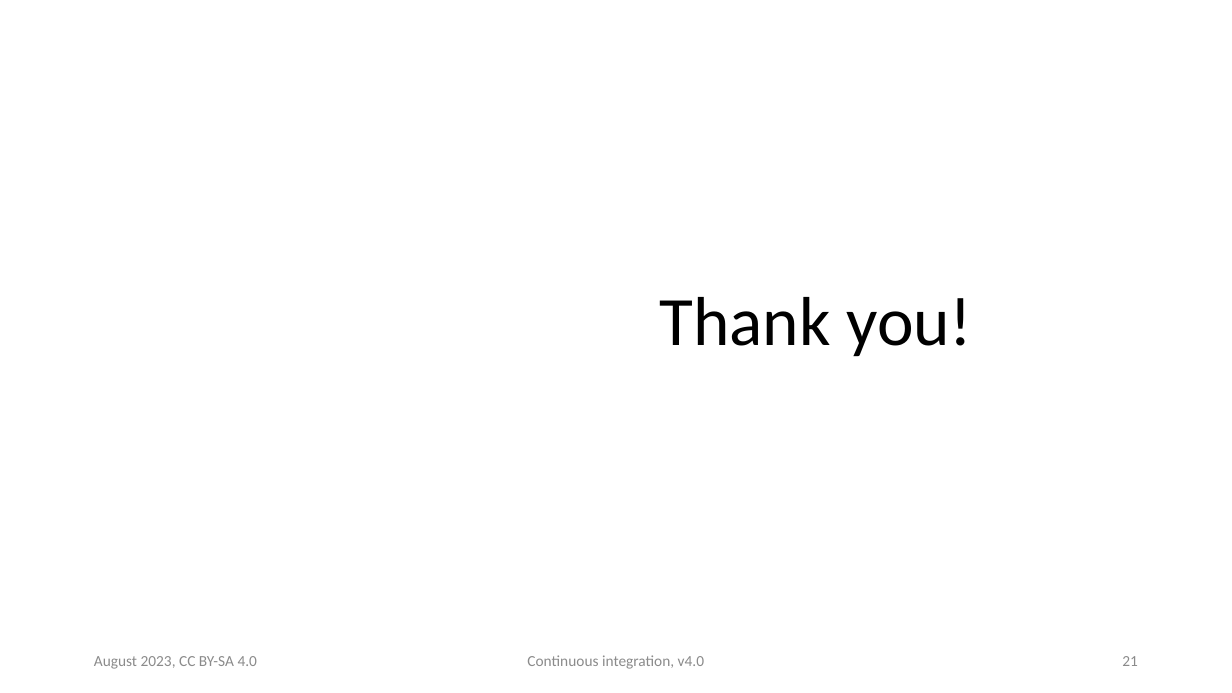
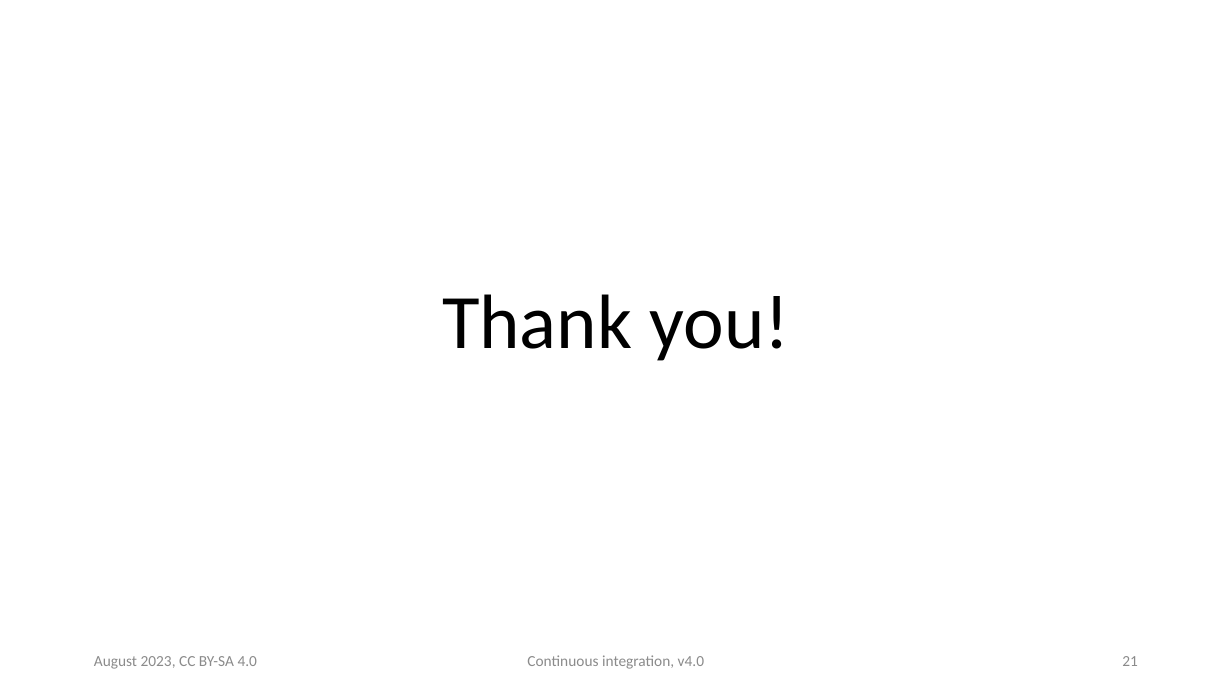
Before and after one commit to ASPP/testing_debugging_profiling, a slide deck: slide 21 of continuous_integration.pptx. Drawn at 1232x693 pixels with LibreOffice and Linux fonts; fonts in the diff are those of the drawing. Boxes give left, top, right and bottom in pixels: in the first picture for what was removed or moved away, otherwise in the second. Text is boxed around its words. In the diff, an @@ line names an element or a change of style, - is before the commit and + after.

```diff
--- a/continuous_integration.pptx
+++ b/continuous_integration.pptx
@@ title "Thank you!" moved from (x1=660, y1=297, x2=973, y2=357) to (x1=442, y1=294, x2=790, y2=361) @@
@@ title "Thank you!" at (x1=442, y1=294, x2=790, y2=361): size 54 to 60 pt @@
```
Also in this commit, not shown: 6 other slides changed.
